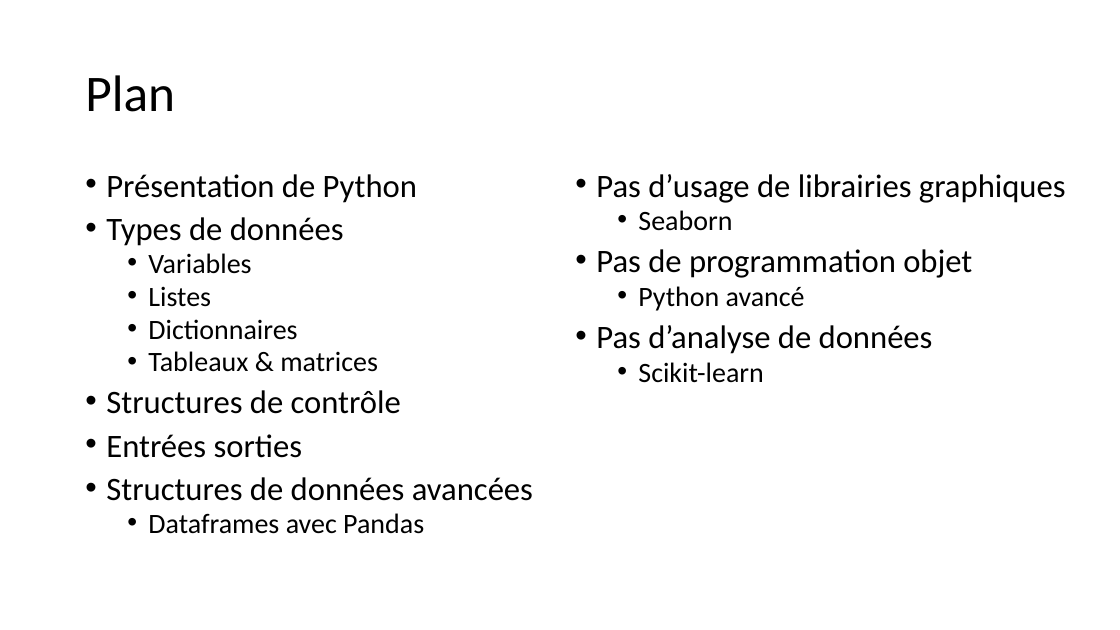
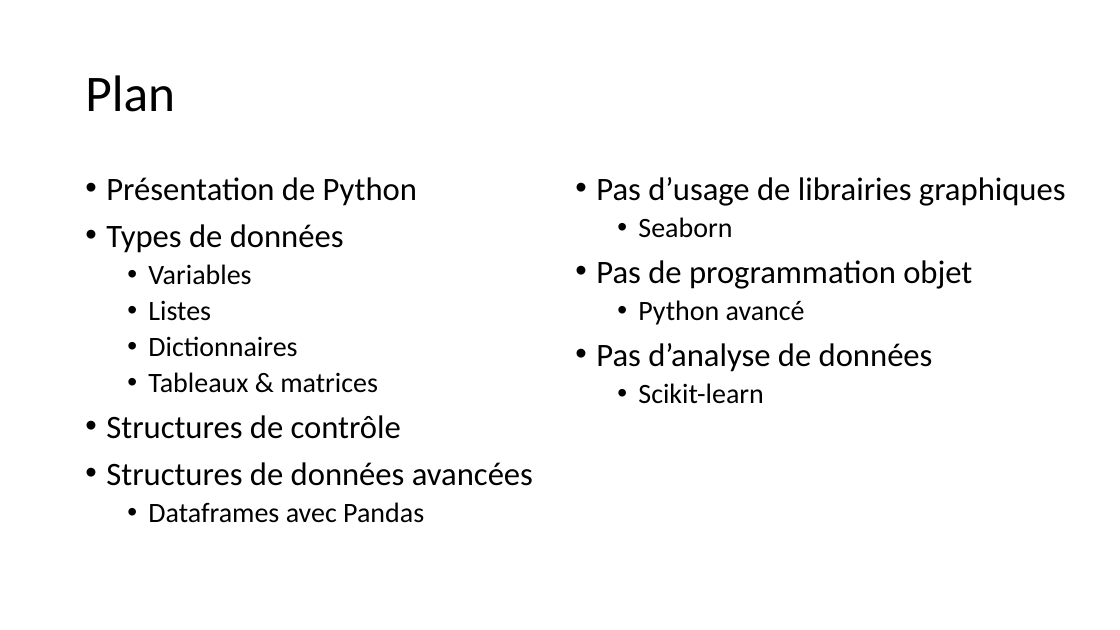
Before and after one commit to aubinthomas/Course, a slide deck: slide 3 of python_debutant/Formation Python débutant.pptx. Drawn at 1120x630 pixels with LibreOffice and Linux fonts; fonts in the diff are those of the drawing. Boxes give left, top, right and bottom in pixels: in the first picture for what was removed or moved away, otherwise in the second. Text is boxed around its words. In the diff, an @@ line names an element or a change of style, - is before the commit and + after.

```diff
--- a/python_debutant/Formation Python débutant.pptx
+++ b/python_debutant/Formation Python débutant.pptx
@@ text "Présentation de Python" at <box>106,177,533,523</box>: line spacing 0.8 to 0.9 @@
@@ text "Pas d’usage de librairies graphiques" at <box>596,177,1066,404</box>: line spacing 0.8 to 0.9 @@
@@ text at <box>106,434,303,458</box>: paragraph removed @@
-• Entrées sorties
```
Also in this commit, not shown: 9 other slides changed, 9 slides added, 1 slide removed, 2 other files.
